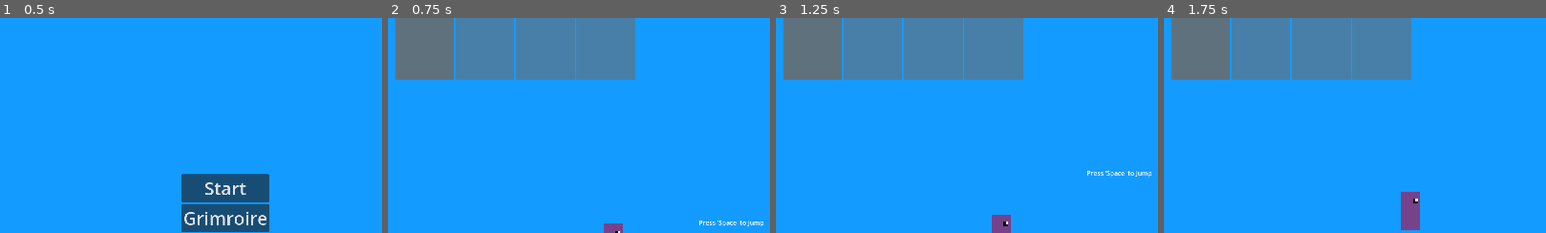
Above: before the commit, frames 1-4 (left to right).
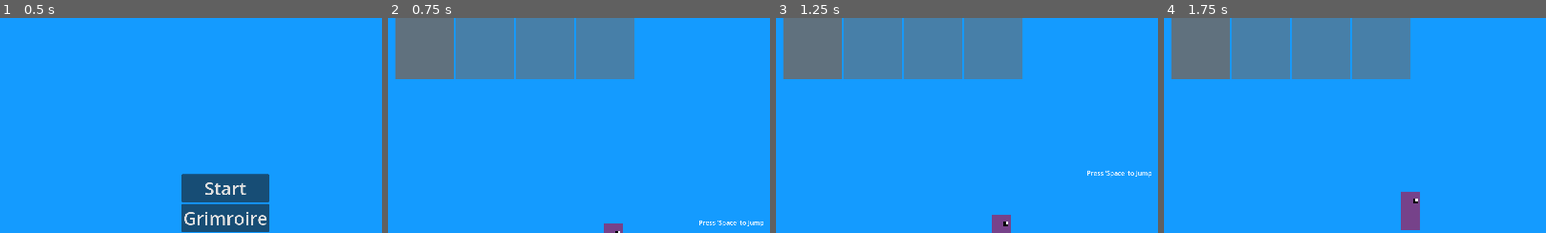
Above: after the commit, the same moments.

Repository: AidanCooper2003/AshenSkies
Game: Godot game, scene res://scenes/levels/main_menu.tscn
The game is run twice, just before and just after one commit, with the same random seed, the same clock (stepped at 60 frames per second) and the same inputs.
Inputs (mouse positions are % of the whole screen's width and height, from its top left):
- Up to frame 1 (0.5 s): no input
- Up to frame 2 (0.75 s): click "Start" at 0.5 s
- Up to frame 3 (1.25 s): no input
- Up to frame 4 (1.75 s): tap Space (Jump) at 1.25, 1.52 s; move the mouse to (72, 45) at 1.27 s; press the mouse at (72, 45) at 1.28 s; hold D (Move Right) from 1.28 s (still down)
The pictures show only the part of the screen within x 20-70%, y 0-50%; the shares and areas given below are measured in that part.

Frame 1 is identical in both runs. In frame 2, 0.4% of the frame differs, in the area x 2-65%, y 0-29%; in frame 3, 0.4%; in frame 4, 0.4%.

Commit message:
Moved some anchor points

Diff:
--- a/scenes/ui/default_canvas.tscn
+++ b/scenes/ui/default_canvas.tscn
@@ -80,11 +80,15 @@
 theme_override_font_sizes/normal_font_size = 31
 
 [node name="InventoryContainer" type="HBoxContainer" parent="Control"]
-layout_mode = 0
-offset_left = 412.0
+layout_mode = 1
+anchors_preset = -1
+anchor_left = 0.215
+anchor_right = 0.529
+anchor_bottom = 0.144
+offset_left = -0.800018
 offset_top = -1.0
-offset_right = 1015.0
-offset_bottom = 155.0
+offset_right = -0.680054
+offset_bottom = -0.520004
 
 [node name="Control" type="Control" parent="Control/InventoryContainer"]
 modulate = Color(1, 1, 1, 0.705882)
